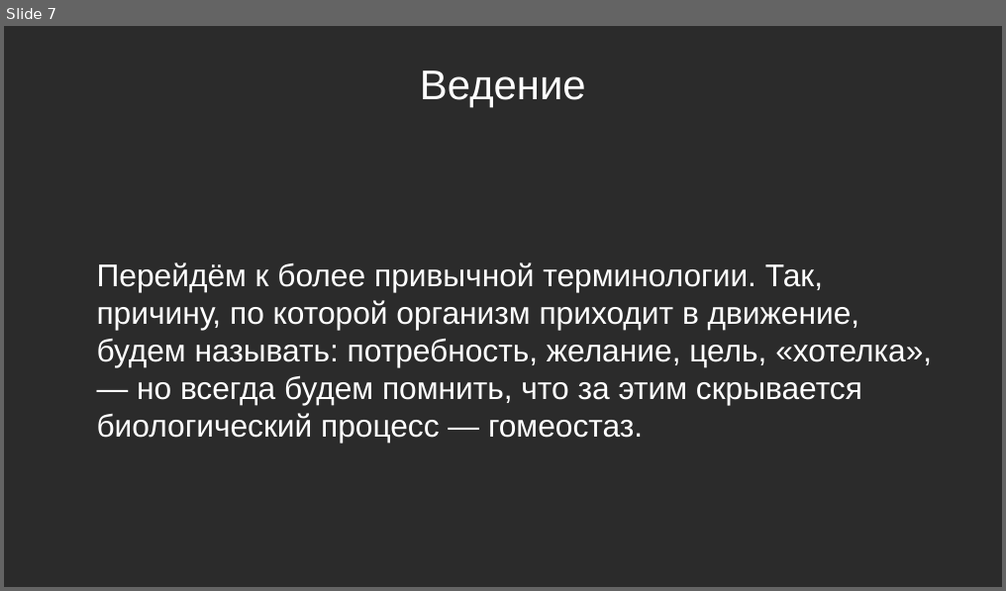
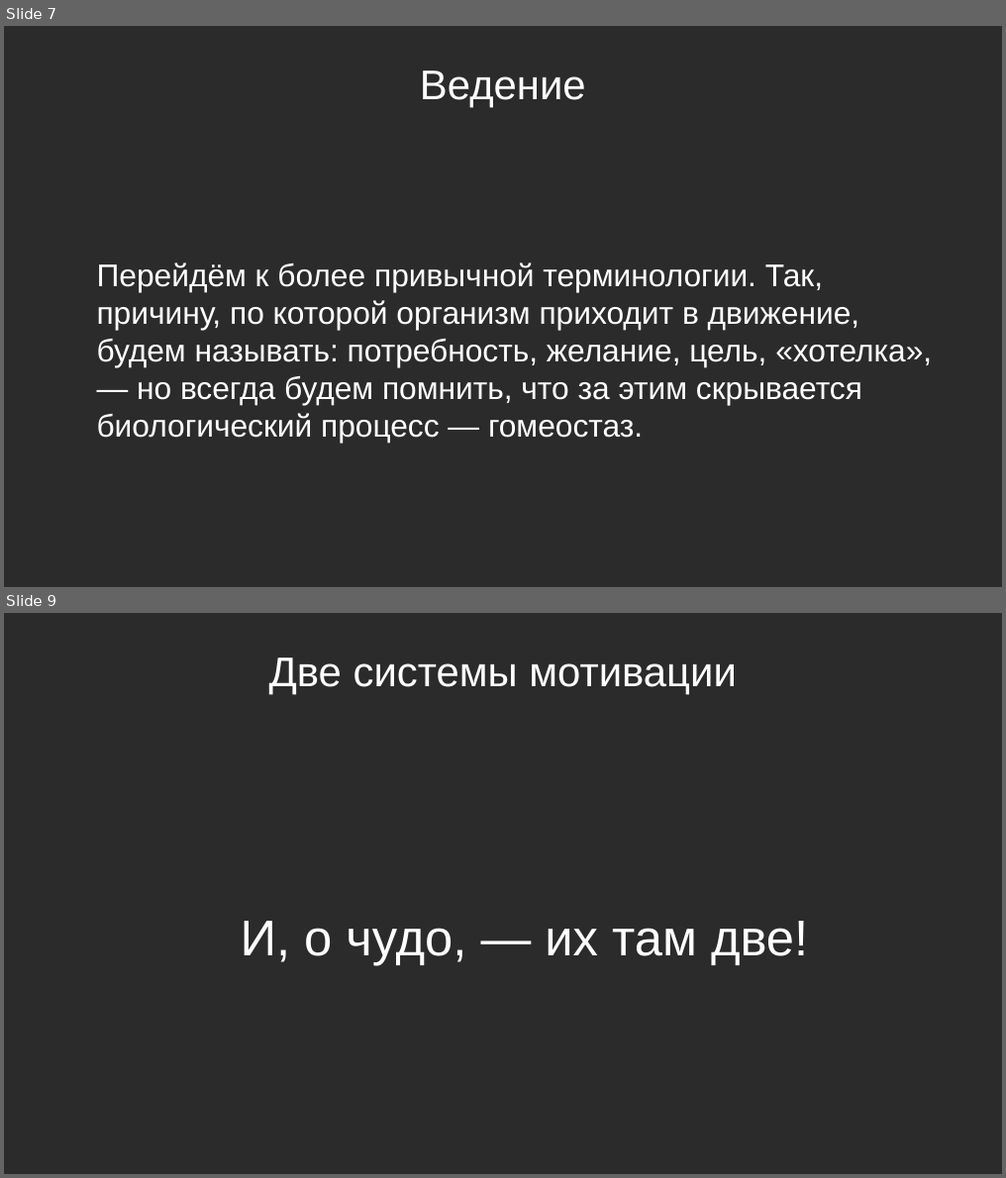
Before and after one commit to Chularev/articles, a slide deck: Psychology/Гомеостаз и мотивация (практика).odp. Shown one above the other, each under a label of ours: slide 7 before the commit, slides 7 and 9 after it; the slides between them are not shown. The pictures are 1006x591 and 1006x1178 pixels, drawn with LibreOffice and Linux fonts; fonts in the diff are those of the drawing; background and template pictures are left out; a plain dark background stands for a picture behind light text. Boxes give left, top, right and bottom in pixels: in the first picture for what was removed or moved away, otherwise in the second. Text is boxed around its words. In the diff, an @@ line names an element or a change of style, - is before the commit and + after.

```diff
--- a/Psychology/Гомеостаз и мотивация (практика).odp
+++ b/Psychology/Гомеостаз и мотивация (практика).odp
@@ slide 9 added at (x1=4, y1=613, x2=1002, y2=1174), background picture (left out) @@
@@ title added at (x1=269, y1=658, x2=737, y2=694), 33 pt, text #FFFFFF @@
+Две системы мотивации
@@ text added at (x1=241, y1=921, x2=808, y2=966), 40 pt, text #FFFFFF @@
+И, о чудо, — их там две!
```
Also in this commit, not shown: 3 other slides added.
